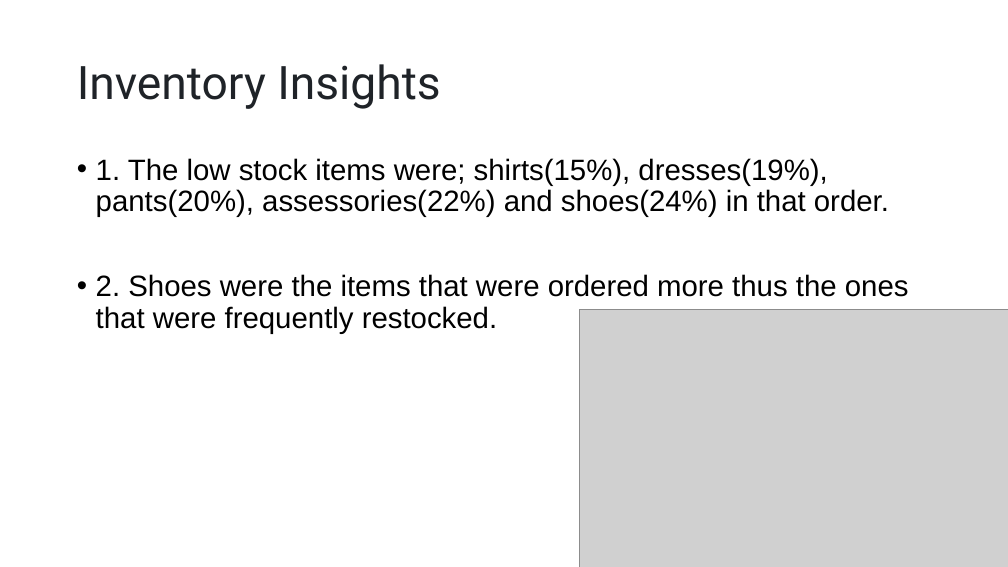
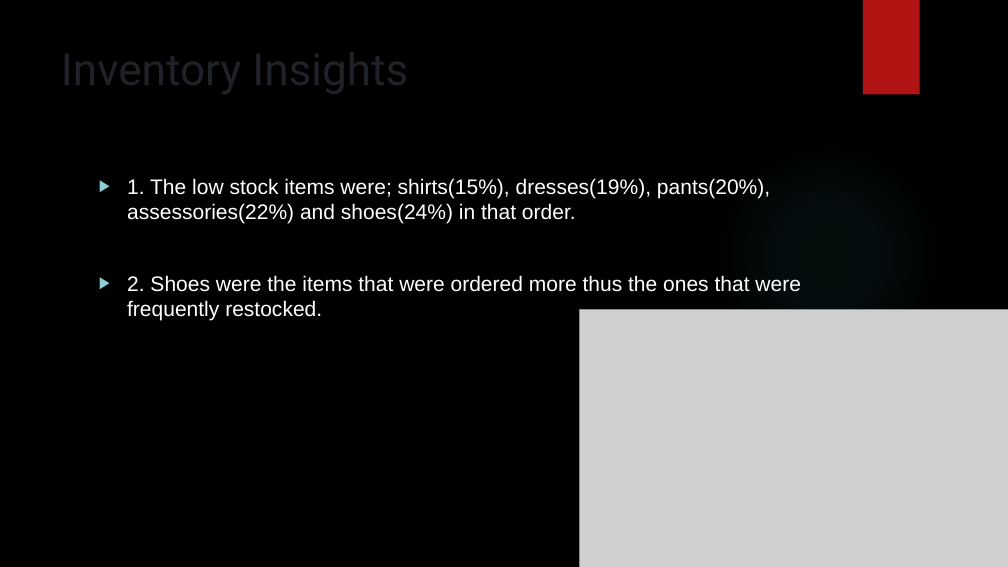
Before and after one commit to DVG-PROJECT/Week-11-Project, a slide deck: slide 8 of Fashion Retail Analysis 1 updated.pptx. Drawn at 1008x567 pixels with LibreOffice and Linux fonts; fonts in the diff are those of the drawing; grey boxes stand for pictures; background and template pictures are left out. Boxes give left, top, right and bottom in pixels: in the first picture for what was removed or moved away, otherwise in the second. Text is boxed around its words. In the diff, an @@ line names an element or a change of style, - is before the commit and + after.

```diff
--- a/Fashion Retail Analysis 1 updated.pptx
+++ b/Fashion Retail Analysis 1 updated.pptx
@@ background #FFFFFF to picture (left out) @@
@@ rectangle added at (863, 0, 920, 95), fill #B01513 @@
@@ title "Inventory Insights": place and size @@
-title "Inventory Insights" at (77, 64, 440, 109)
+title "Inventory Insights" at (54, 38, 832, 154)
@@ title "Inventory Insights" at (54, 38, 832, 154): size 44 to 42 pt; line spacing 0.9 to 1; vertical alignment middle to top @@
@@ ellipse added at (712, 138, 944, 371), fill gradient #50B9C1 @@
@@ text "1. The low stock items ...": place and size @@
-text "1. The low stock items ..." at (96, 158, 909, 334)
+text "1. The low stock items ..." at (127, 178, 801, 320)
@@ text "1. The low stock items ..." at (127, 178, 801, 320): size 28 to 20 pt, text colour #000000 to #FFFFFF; bullet • to ▶; line spacing 0.9 to 1 @@
```
Also in this commit, not shown: 10 other slides changed.
